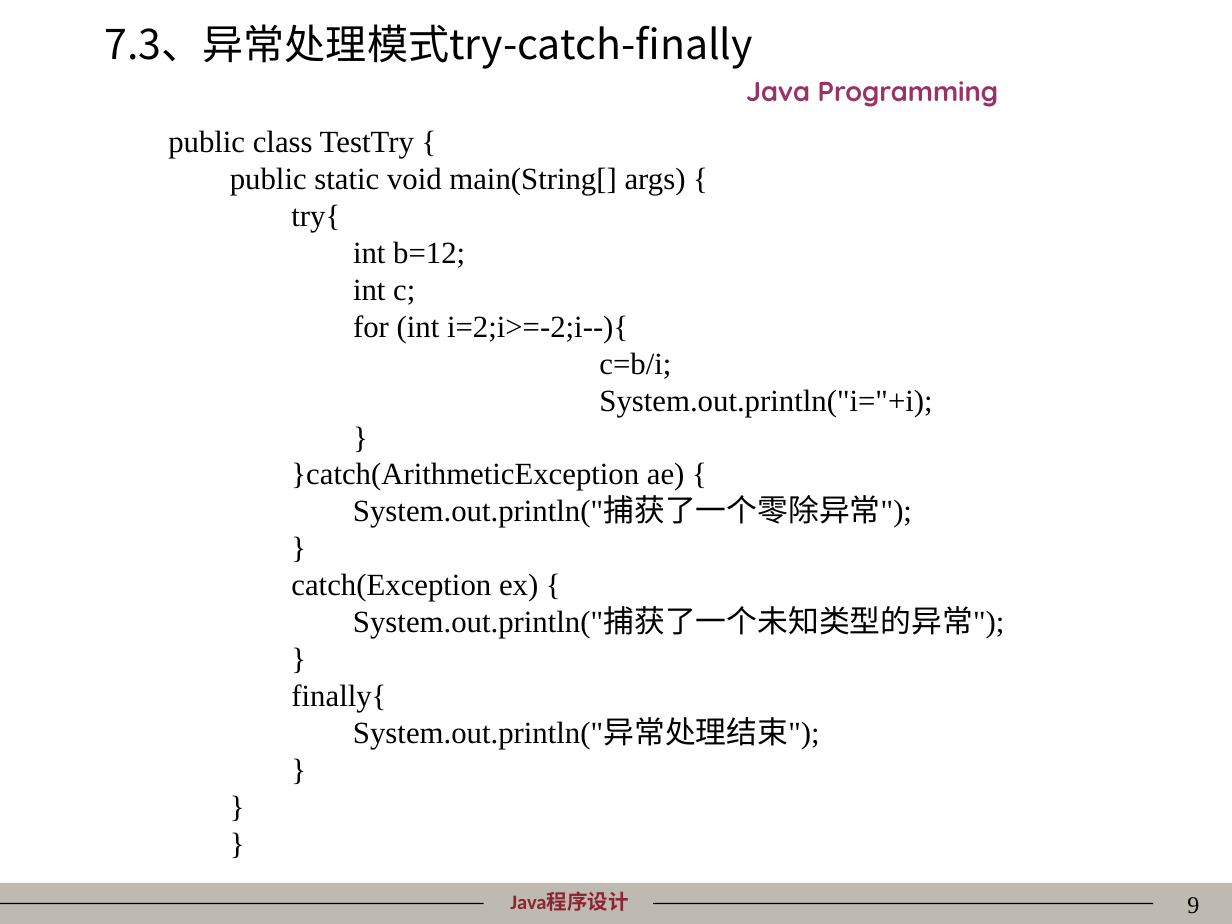
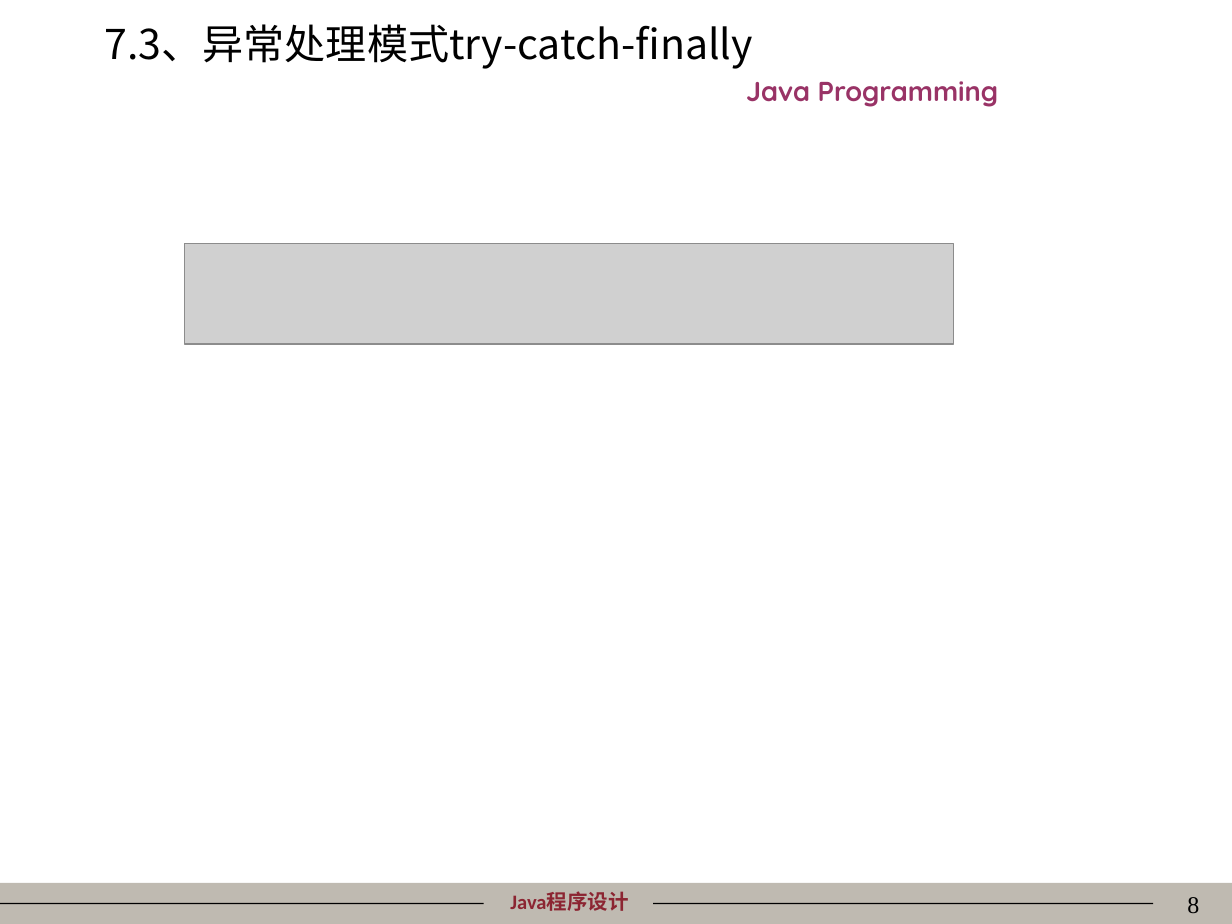
Before and after one commit to mordeky/Java, a slide deck: slide 8 of PPT/07异常处理.ppt (slide 9 before the commit). Drawn at 1232x924 pixels with LibreOffice and Linux fonts; fonts in the diff are those of the drawing; grey boxes stand for pictures; background and template pictures are left out. Boxes give left, top, right and bottom in pixels: in the first picture for what was removed or moved away, otherwise in the second. Text is boxed around its words. In the diff, an @@ line names an element or a change of style, - is before the commit and + after.

```diff
--- a/PPT/07异常处理.ppt
+++ b/PPT/07异常处理.ppt
@@ text removed at [168, 130, 1004, 749] @@
-public class TestTry {
-  public static void main(String[] args) {
-    try{
-      int b=12;
-      int c;
-      for (int i=2;i>=-2;i--){
-      c=b/i;
-      System.out.println("i="+i);
-      }
-    }catch(ArithmeticException ae) {
-    System.out.println("捕获了一个零除异常");
-    }
-    catch(Exception ex) {
-    System.out.println("捕获了一个未知类型的异常");
-    }
-    finally{
-    System.out.println("异常处理结束");
-    }
-  }
-}
@@ picture added at [185, 243, 954, 344] @@
@@ page number at [1187, 897, 1199, 914]: text changed @@
-9
+8
```
Also in this commit, not shown: 5 other slides changed, 3 slides removed, 43 other files.
